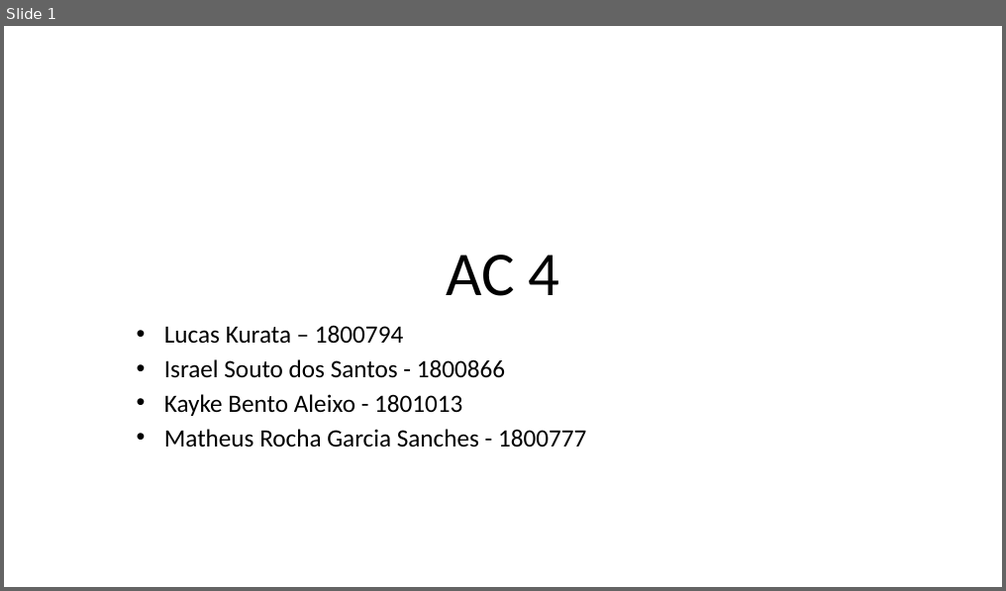
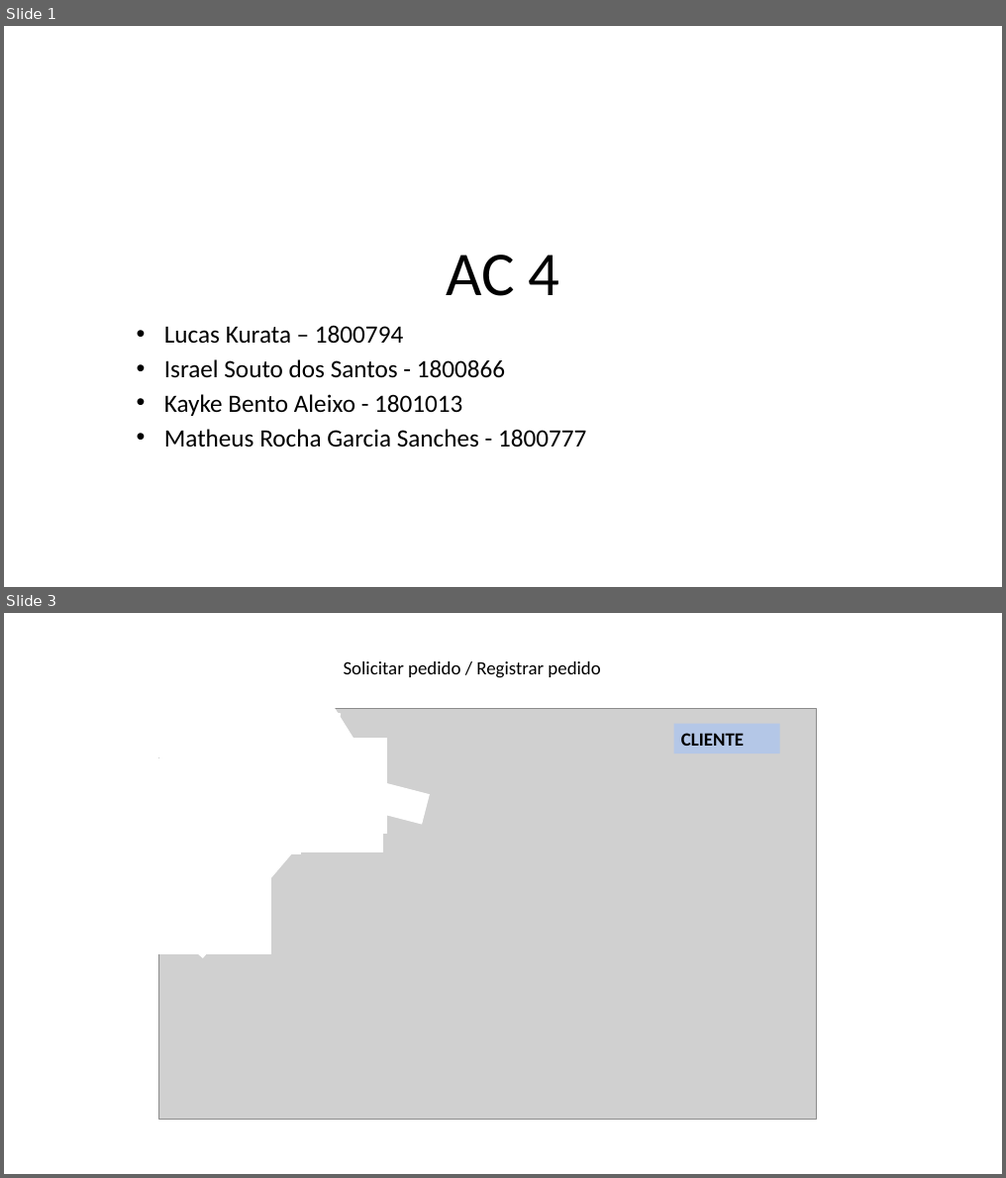
Before and after one commit to lucaskurata/Engenharia-de-Requisitos-Ericson, a slide deck: ACS/AC4/LucasKurata_AC04.pptx. Shown one above the other, each under a label of ours: slide 1 before the commit, slides 1 and 3 after it; the slides between them are not shown. The pictures are 1006x591 and 1006x1178 pixels, drawn with LibreOffice and Linux fonts; fonts in the diff are those of the drawing; grey boxes stand for pictures. Boxes give left, top, right and bottom in pixels: in the first picture for what was removed or moved away, otherwise in the second. Text is boxed around its words. In the diff, an @@ line names an element or a change of style, - is before the commit and + after.

```diff
--- a/ACS/AC4/LucasKurata_AC04.pptx
+++ b/ACS/AC4/LucasKurata_AC04.pptx
@@ slide 3 added at [4,613,1002,1174], background #FFFFFF @@
@@ rectangle added at [133,666,341,798], fill #FFFFFF, outline #FFFFFF 1 pt @@
@@ text added at [344,662,600,678], 18 pt, text #000000 @@
+Solicitar pedido / Registrar pedido
@@ rectangle added at [134,682,375,888], fill #FFFFFF, outline #FFFFFF 1 pt @@
@@ rectangle added at [127,727,345,958], fill #FFFFFF, outline #FFFFFF 1 pt @@
@@ picture added at [159,708,816,1119] @@
@@ rectangle added at [674,724,780,754], fill #B4C7E7, 18 pt, text #000000, bold @@
+CLIENTE
@@ rectangle added at [136,759,301,854], fill #FFFFFF, outline #FFFFFF 1 pt @@
@@ rectangle added at [168,738,386,833], fill #FFFFFF, outline #FFFFFF 1 pt @@
@@ rectangle added at [266,758,382,853], fill #FFFFFF, outline #FFFFFF 1 pt @@
@@ rectangle added at [309,765,429,824], fill #FFFFFF, outline #FFFFFF 1 pt @@
@@ rectangle added at [133,860,271,955], fill #FFFFFF, outline #FFFFFF 1 pt @@
```
Also in this commit, not shown: 2 slides changed, 2 other slides added, 9 other files.
